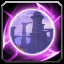
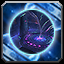
Comparing the layer stacks of the two w=64, h=64 images. Changes:
added layer "Layer 19" above "Layer 18" over [3, 3, 61, 61]
added layer "Layer 18" above "Layer 17" over [3, 3, 61, 61]
added layer "Layer 17" above "Layer 16" over [3, 3, 61, 61]
added layer "Layer 16" above "Layer 15" over [3, 3, 61, 61]
added layer "Layer 15" above "Layer 14" over [3, 3, 61, 61]
added layer "Layer 14" above "Faronaar" over [3, 3, 61, 61]
